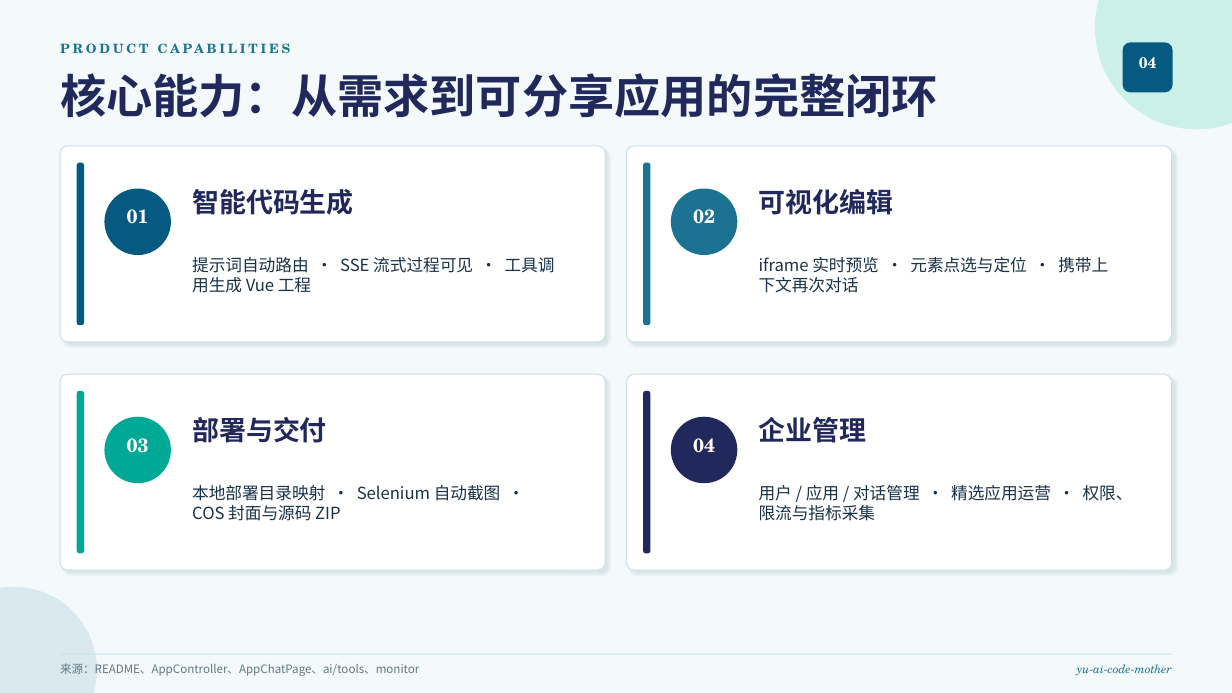
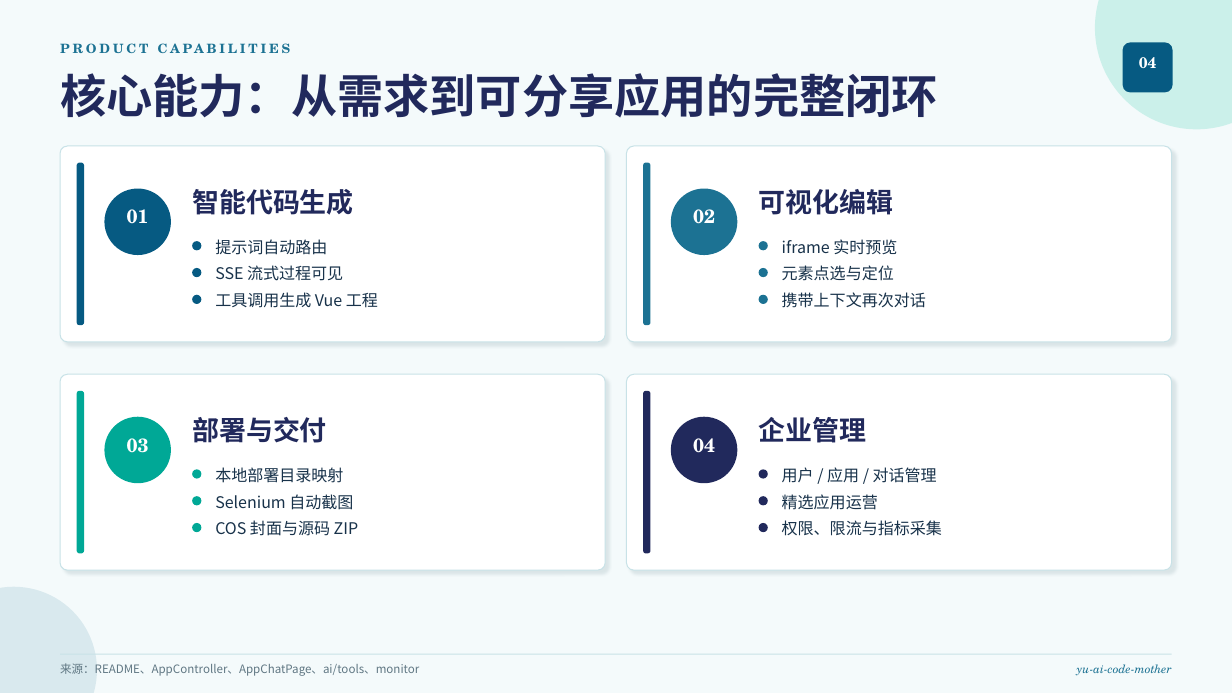
Before and after one commit to liyupi/yu-ai-code-mother, a slide deck: slide 4 of docs/reports/project-status-2026-07-21.pptx. Drawn at 1232x693 pixels with LibreOffice and Linux fonts; fonts in the diff are those of the drawing. Boxes give left, top, right and bottom in pixels: in the first picture for what was removed or moved away, otherwise in the second. Text is boxed around its words. In the diff, an @@ line names an element or a change of style, - is before the commit and + after.

```diff
--- a/docs/reports/project-status-2026-07-21.pptx
+++ b/docs/reports/project-status-2026-07-21.pptx
@@ text added at bbox=[215, 239, 327, 255], 12.5 pt, text #18324A @@
+提示词自动路由
@@ text added at bbox=[782, 239, 897, 255], 12.5 pt, text #18324A @@
+iframe 实时预览
@@ ellipse added at bbox=[192, 241, 201, 250], fill #065A82 @@
@@ ellipse added at bbox=[192, 268, 201, 277], fill #065A82 @@
@@ text added at bbox=[215, 265, 343, 281], 12.5 pt, text #18324A @@
+SSE 流式过程可见
@@ ellipse added at bbox=[759, 241, 768, 250], fill #1C7293 @@
@@ ellipse added at bbox=[759, 268, 768, 277], fill #1C7293 @@
@@ text added at bbox=[782, 265, 894, 281], 12.5 pt, text #18324A @@
+元素点选与定位
@@ ellipse added at bbox=[192, 295, 201, 304], fill #065A82 @@
@@ text at bbox=[215, 292, 378, 308]: text changed; size 13 to 12.5 pt @@
-提示词自动路由 · SSE 流式过程可见 · 工具调用生成 Vue 工程
+工具调用生成 Vue 工程
@@ ellipse added at bbox=[759, 295, 768, 304], fill #1C7293 @@
@@ text at bbox=[782, 292, 926, 308]: text changed; size 13 to 12.5 pt @@
-iframe 实时预览 · 元素点选与定位 · 携带上下文再次对话
+携带上下文再次对话
@@ ellipse added at bbox=[192, 470, 201, 479], fill #00A896 @@
@@ text at bbox=[215, 467, 343, 483]: text changed; size 13 to 12.5 pt @@
-本地部署目录映射 · Selenium 自动截图 · COS 封面与源码 ZIP
+本地部署目录映射
@@ ellipse added at bbox=[759, 470, 768, 479], fill #21295C @@
@@ text added at bbox=[782, 467, 937, 483], 12.5 pt, text #18324A @@
+用户 / 应用 / 对话管理
@@ ellipse added at bbox=[192, 496, 201, 506], fill #00A896 @@
@@ text added at bbox=[215, 494, 353, 510], 12.5 pt, text #18324A @@
+Selenium 自动截图
@@ ellipse added at bbox=[759, 496, 768, 506], fill #21295C @@
@@ text added at bbox=[782, 494, 878, 510], 12.5 pt, text #18324A @@
+精选应用运营
@@ ellipse added at bbox=[192, 523, 201, 532], fill #00A896 @@
@@ text added at bbox=[215, 520, 358, 536], 12.5 pt, text #18324A @@
+COS 封面与源码 ZIP
@@ ellipse added at bbox=[759, 523, 768, 532], fill #21295C @@
@@ text at bbox=[782, 520, 942, 536]: text changed; size 13 to 12.5 pt @@
-用户 / 应用 / 对话管理 · 精选应用运营 · 权限、限流与指标采集
+权限、限流与指标采集
```
